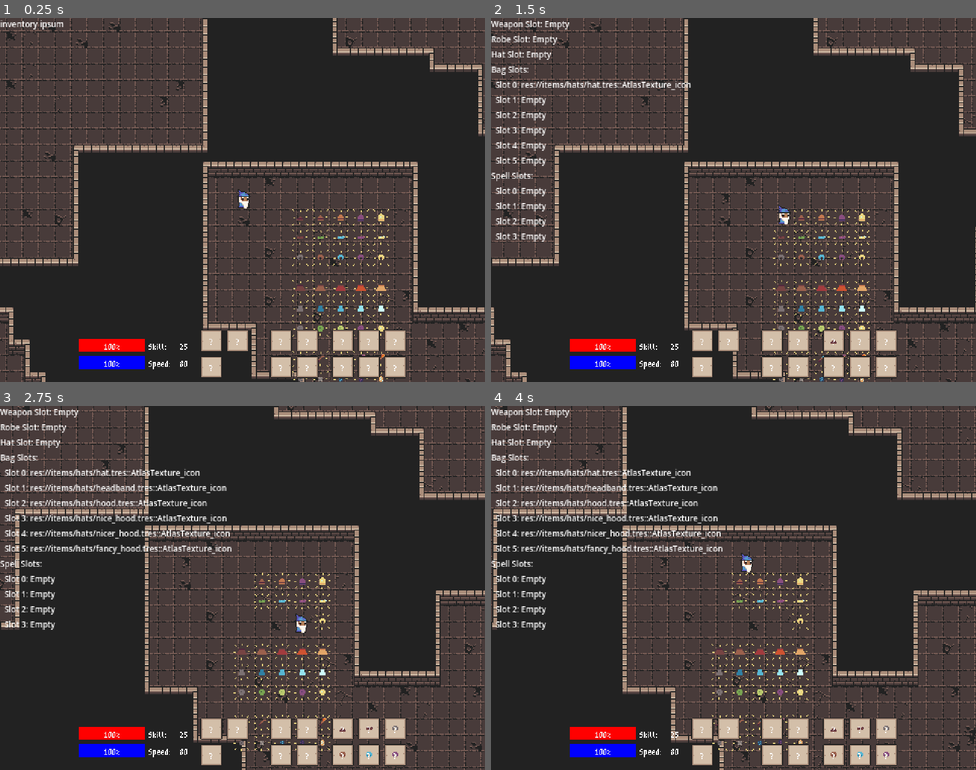
Above: before the commit, frames 1-4 (two rows, left to right).
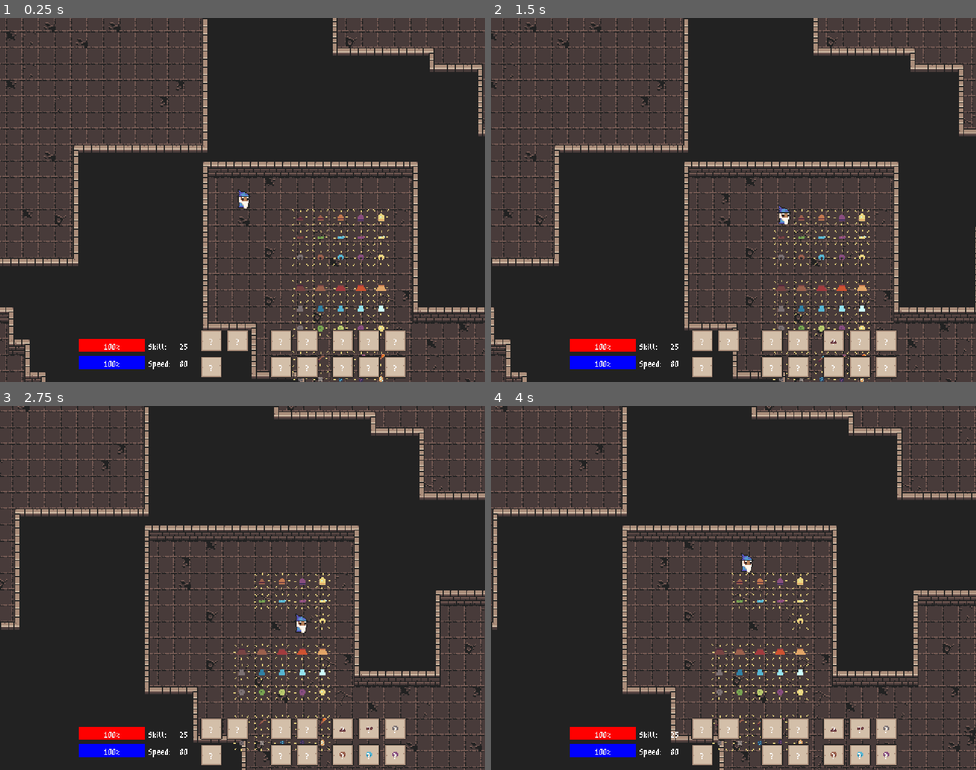
Above: after the commit, the same moments.

Repository: lownpho/mages
Game: Godot game, scene res://scenes/world.tscn
Two runs of this game, one before a commit and one after it. Both use one fixed random seed, a clock stepped at 60 frames per second and the inputs below.
Inputs (mouse positions are in pixels of both pictures, inside the frame that each line leads up to):
- Up to frame 1 (0.25 s): no input
- Up to frame 2 (1.5 s): move the mouse to (840, 181) at 0.52 s; press the mouse at (840, 181) at 0.53 s; hold D (right) 0.53-1.28 s; move the mouse to (636, 218) at 1.27 s; release the mouse at (636, 218) at 1.28 s; hold S (down) from 1.28 s (still down); right-click (636, 218) at 1.35 s
- Up to frame 3 (2.75 s): click (145, 606) at 1.55 s; move the mouse to (291, 507) at 2.02 s; release S (down) at 2.03 s; press the mouse at (291, 507) at 2.03 s; hold D (right) from 2.03 s (still down)
- Up to frame 4 (4 s): move the mouse to (709, 660) at 2.77 s; release D (right) at 2.78 s; release the mouse at (709, 660) at 2.78 s; hold W (up) 2.78-3.53 s; click (709, 660) at 2.85 s; move the mouse to (879, 642) at 3.52 s; press the mouse at (879, 642) at 3.53 s; hold A (left) from 3.53 s (still down); right-click (879, 642) at 3.6 s

The runs differ from the first frame. In frame 1, 0.1% of the frame differs, in the area x 0-14%, y 0-4%; in frame 2, 1.9%; in frame 3, 3.5%; in frame 4, 3.5%, in the area x 0-48%, y 0-62%.

Commit message:
Remove debug labels

Diff:
--- a/autoload/global_inventory.gd
+++ b/autoload/global_inventory.gd
@@ -95,18 +95,3 @@
 	slot_b.item = tmp
 	slot_a._emit_changed()
 	slot_b._emit_changed()
-
-func get_inventory_status() -> String:
-	var output = ""
-	output += "Weapon Slot: " + (str(weapon_slot.item.icon.resource_path) if weapon_slot.item else "Empty") + "\n"
-	output += "Robe Slot: " + (str(robe_slot.item.icon.resource_path) if robe_slot.item else "Empty") + "\n"
-	output += "Hat Slot: " + (str(hat_slot.item.icon.resource_path) if hat_slot.item else "Empty") + "\n"
-	output += "Bag Slots:\n"
-	for i in range(bag_slots.slots.size()):
-		var slot = bag_slots.slots[i]
-		output += "  Slot " + str(i) + ": " + (str(slot.item.icon.resource_path) if slot.item else "Empty") + "\n"
-	output += "Spell Slots:\n"
-	for i in range(spell_slots.slots.size()):
-		var slot = spell_slots.slots[i]
-		output += "  Slot " + str(i) + ": " + (str(slot.item.icon.resource_path) if slot.item else "Empty") + "\n"
-	return output
--- a/gui/ui.gd
+++ b/gui/ui.gd
@@ -7,9 +7,6 @@
 	GlobalEvent.player_mana_changed.connect(_on_player_mana_changed)
 	GlobalEvent.player_skill_changed.connect(_on_player_skill_changed)
 	GlobalEvent.player_speed_changed.connect(_on_player_speed_changed)
-
-	# Debug
-	GlobalEvent.slot_updated.connect(_on_slot_updated)
 
 	# Assign the ui_slots to the ui_slots
 	var ui_slots = %Bag.get_children()
@@ -39,6 +36,3 @@
 
 func _on_player_speed_changed(speed: int) -> void:
 	%SpeedValue.text = str(speed)
-
-func _on_slot_updated(_slot: GlobalInventory.Slot) -> void:
-	$DebugLabel.text = GlobalInventory.get_inventory_status()
--- a/gui/ui.tscn
+++ b/gui/ui.tscn
@@ -9,9 +9,6 @@
 
 [sub_resource type="StyleBoxFlat" id="StyleBoxFlat_qfnet"]
 bg_color = Color(0, 0, 1, 1)
-
-[sub_resource type="LabelSettings" id="LabelSettings_cemxd"]
-font_size = 8
 
 [node name="UI" type="CanvasLayer"]
 script = ExtResource("1_v62dg")
@@ -138,9 +135,3 @@
 
 [node name="BagSlot6" parent="MarginContainer/HBoxContainer/Bag" instance=ExtResource("3_cemxd")]
 layout_mode = 2
-
-[node name="DebugLabel" type="Label" parent="."]
-offset_right = 40.0
-offset_bottom = 23.0
-text = "inventory ipsum"
-label_settings = SubResource("LabelSettings_cemxd")
Not shown: 1 places in gui/ui.tscn that only renumber resources
